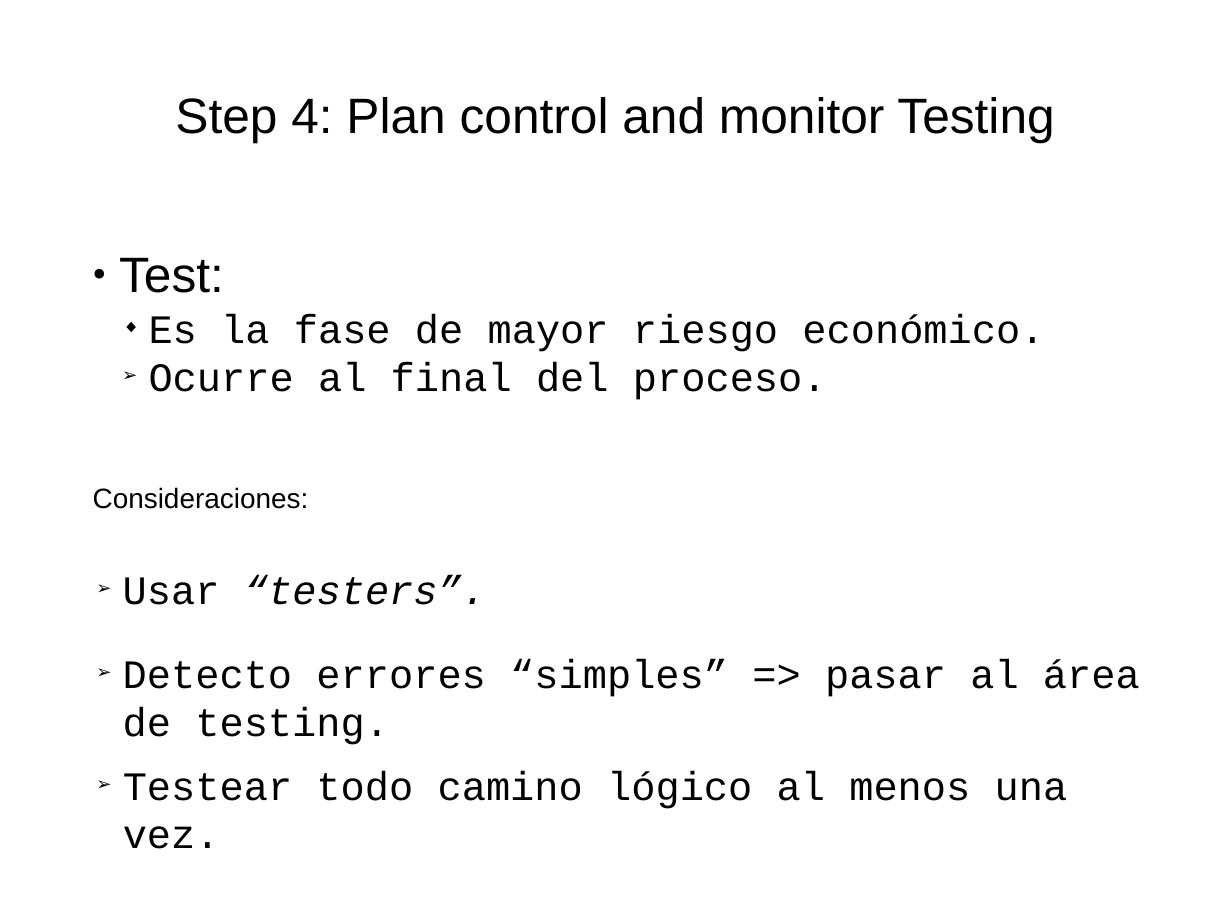
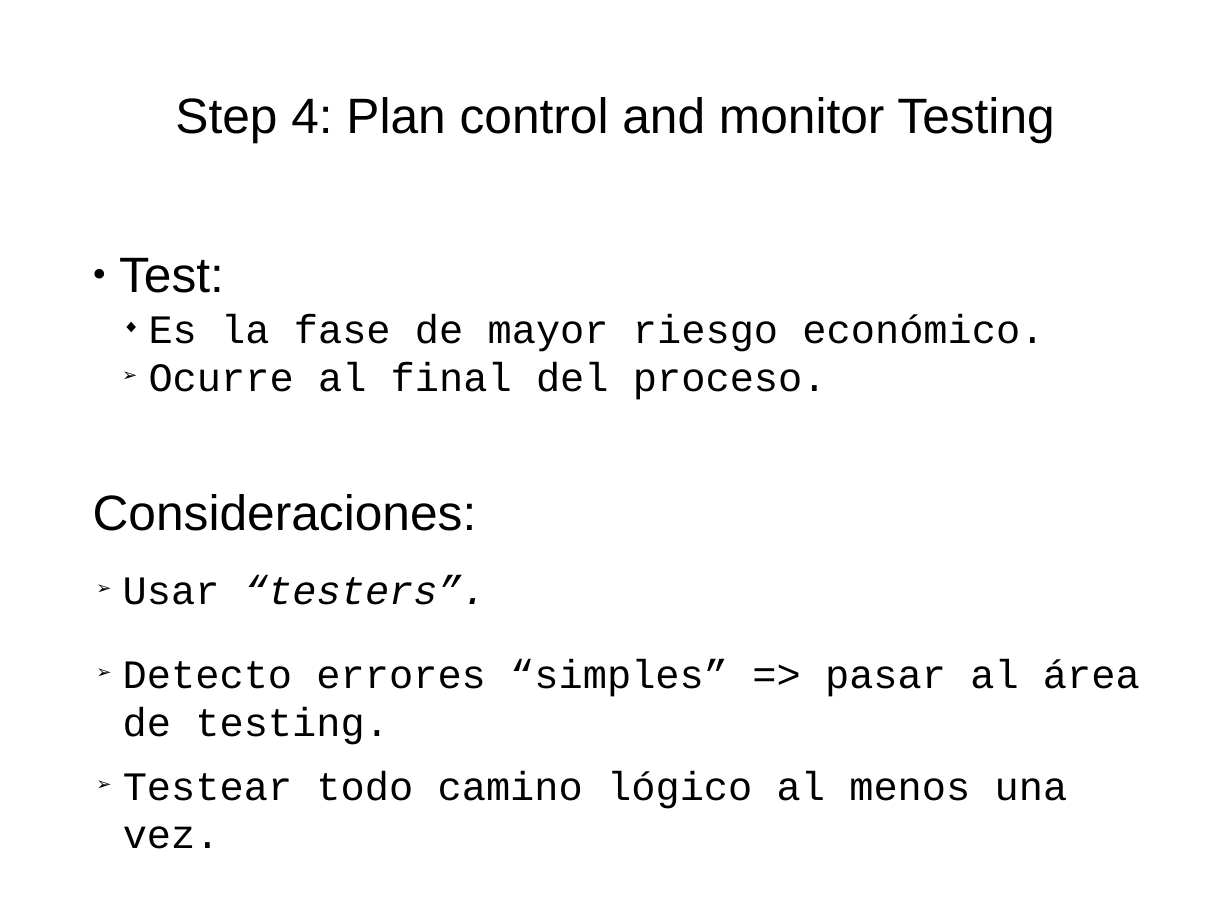
Before and after one commit to Maturuleco/ingdesoft2, a slide deck: slide 1 of Paper/PresentaciónMatias.odp (slide 2 before the commit). Drawn at 1232x924 pixels with LibreOffice and Linux fonts; fonts in the diff are those of the drawing. Boxes give left, top, right and bottom in pixels: in the first picture for what was removed or moved away, otherwise in the second. Text is boxed around its words. In the diff, an @@ line names an element or a change of style, - is before the commit and + after.

```diff
--- a/Paper/PresentaciónMatias.odp
+++ b/Paper/PresentaciónMatias.odp
@@ text "Consideraciones:" at <box>93,494,477,531</box>: size 18 to 32 pt @@
```
Also in this commit, not shown: 1 other slide changed, 1 slide added, 1 slide removed, 1 other file.
